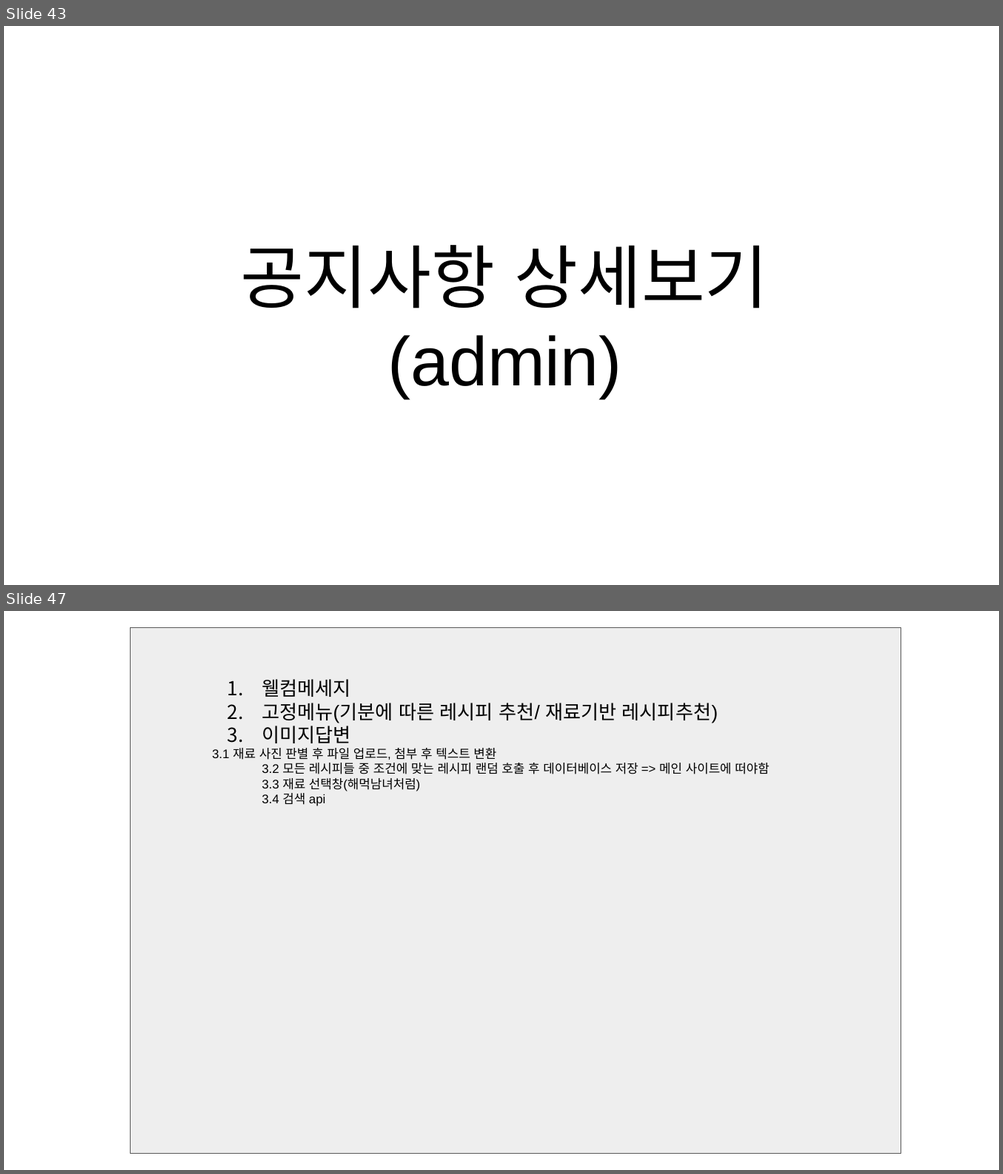
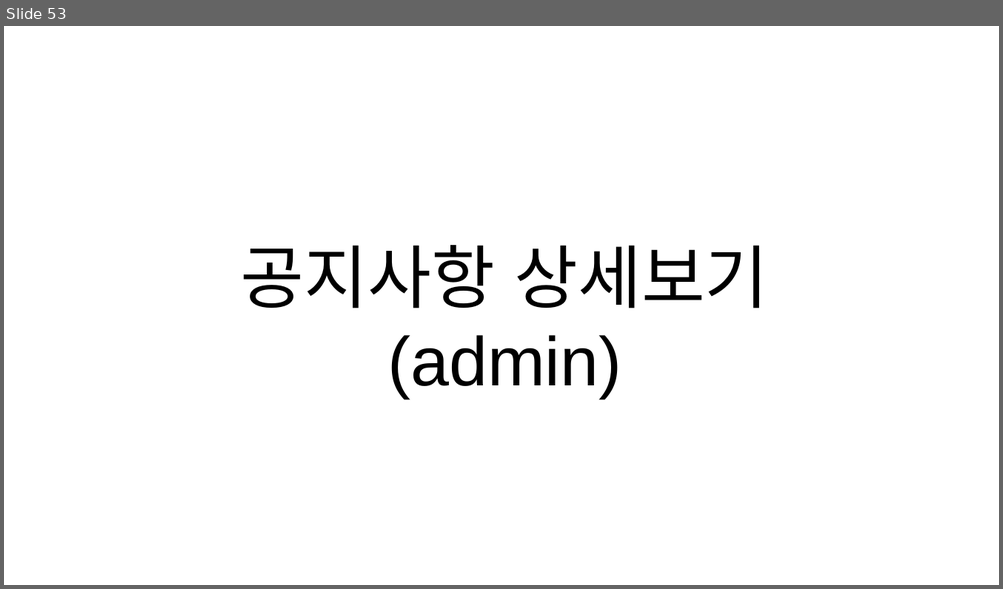
Before and after one commit to Pang-Ho/TIL, a slide deck: 팀프로젝트/파이널 프로젝트_3조_발표용.pptx. Shown one above the other, each under a label of ours: slides 43 and 47 before the commit, slide 53 after it; the slides between them are not shown. The pictures are 1003x1174 and 1003x589 pixels, drawn with LibreOffice and Linux fonts; fonts in the diff are those of the drawing. Boxes give left, top, right and bottom in pixels: in the first picture for what was removed or moved away, otherwise in the second. Text is boxed around its words. In the diff, an @@ line names an element or a change of style, - is before the commit and + after.

```diff
--- a/팀프로젝트/파이널 프로젝트_3조_발표용.pptx
+++ b/팀프로젝트/파이널 프로젝트_3조_발표용.pptx
@@ slide 47 removed at [4,611,999,1170], background #FFFFFF @@
@@ rectangle removed at [131,628,901,1154] @@
@@ text removed at [212,679,768,806] @@
-1. 웰컴메세지
-2. 고정메뉴(기분에 따른 레시피 추천/ 재료기반 레시피추천)
-3. 이미지답변
-3.1 재료 사진 판별 후 파일 업로드, 첨부 후 텍스트 변환
-3.2 모든 레시피들 중 조건에 맞는 레시피 랜덤 호출 후 데이터베이스 저장 => 메인 사이트에 떠야함
-3.3 재료 선택창(해먹남녀처럼)
-3.4 검색 api
@@ what was slide 43 is now slide 53 @@
```
Also in this commit, not shown: 17 other slides changed, 19 slides added, 8 other slides removed.
